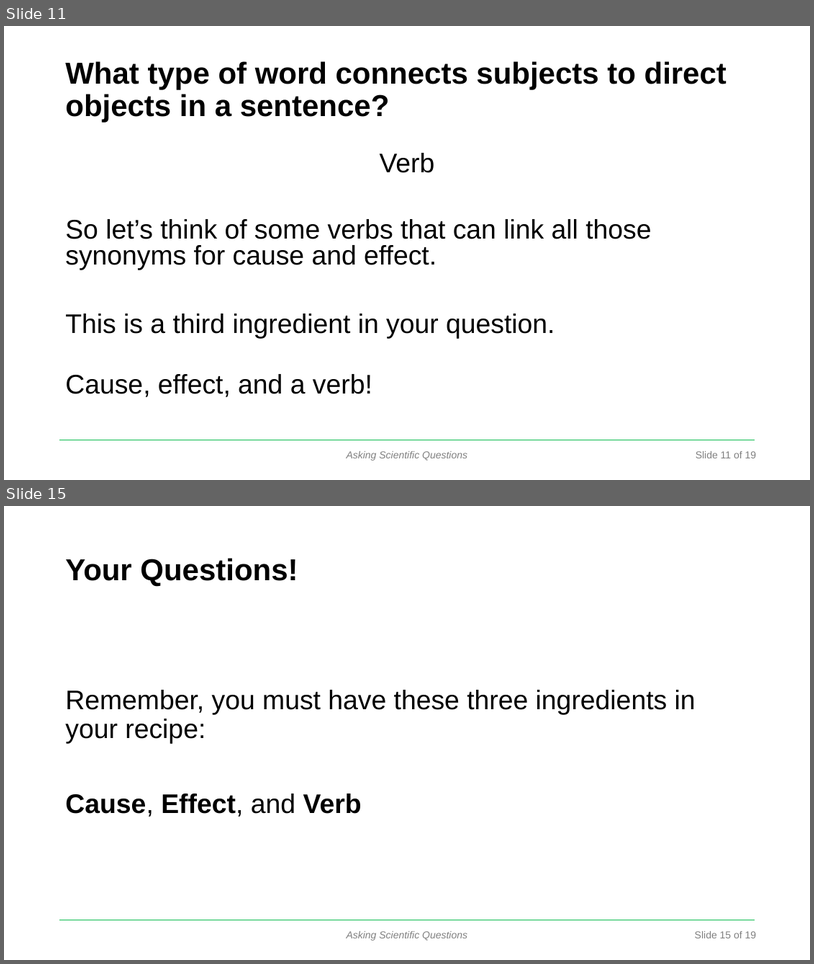
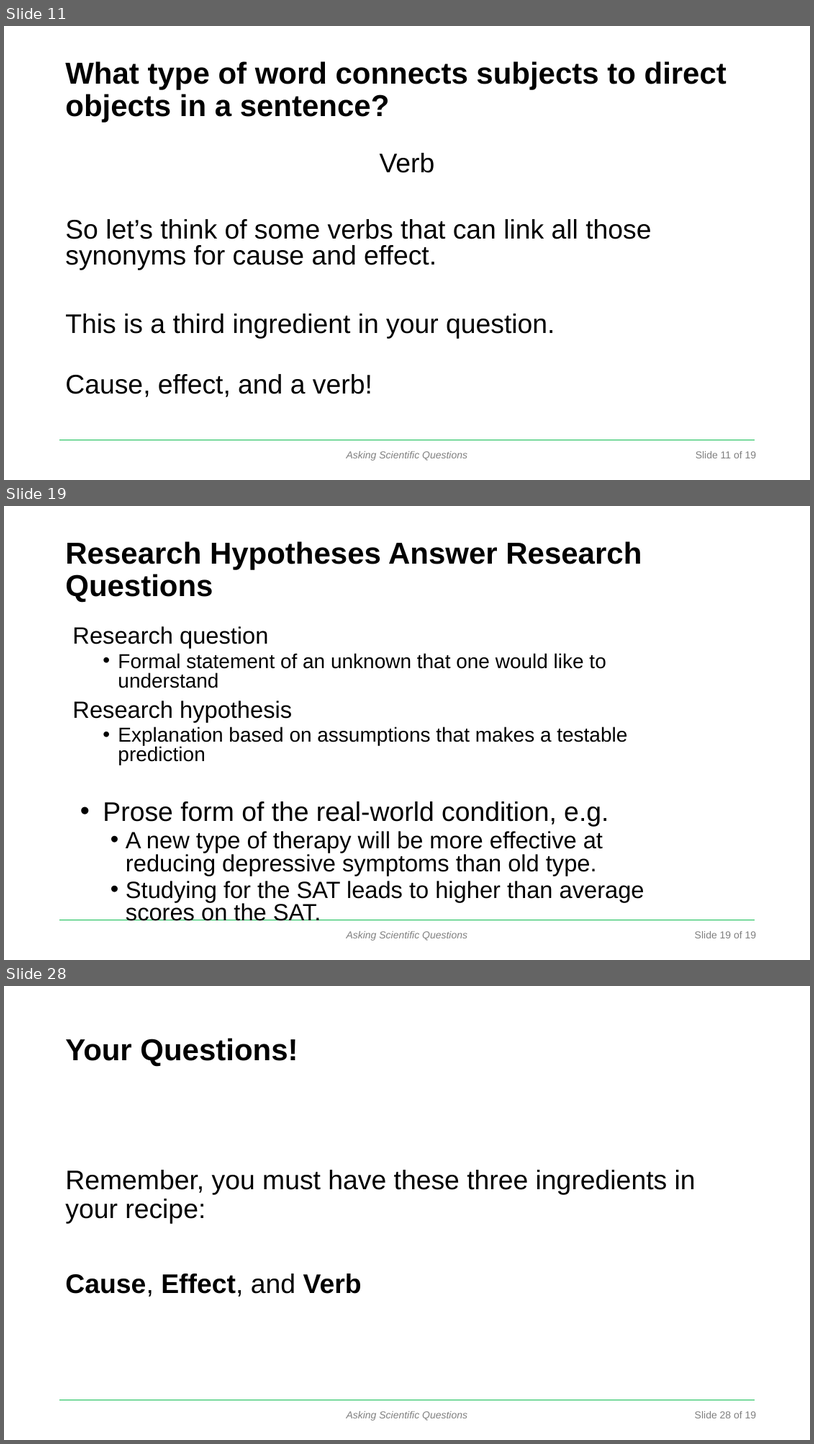
Before and after one commit to DataInvestigations/class_materials, a slide deck: lectures/le2_ask a question lecture/AskingQuestions-ppt-act.pptx. Shown one above the other, each under a label of ours: slides 11 and 15 before the commit, slides 11, 19 and 28 after it; the slides between them are not shown. The pictures are 814x964 and 814x1444 pixels, drawn with LibreOffice and Linux fonts; fonts in the diff are those of the drawing; background and template pictures are left out. Boxes give left, top, right and bottom in pixels: in the first picture for what was removed or moved away, otherwise in the second. Text is boxed around its words. In the diff, an @@ line names an element or a change of style, - is before the commit and + after.

```diff
--- a/lectures/le2_ask a question lecture/AskingQuestions-ppt-act.pptx
+++ b/lectures/le2_ask a question lecture/AskingQuestions-ppt-act.pptx
@@ slide 19 added at (4,506,810,960), background #FFFFFF; not listed: 3 template elements that a slide beside it also shows @@
@@ title added at (65,541,642,602), 36 pt, text #000000, bold @@
+Research Hypotheses Answer Research Questions
@@ text added at (72,626,645,921), 28 pt, text #000000 @@
+Research question
+  • Formal statement of an unknown that one would like to understand
+Research hypothesis
+  • Explanation based on assumptions that makes a testable prediction
+  • Prose form of the real-world condition, e.g.
+    • A new type of therapy will be more effective at reducing depressive symptoms than old type.
+    • Studying for the SAT leads to higher than average scores on the SAT.
@@ what was slide 15 is now slide 28 @@
@@ text at (695,1411,757,1418): text changed @@
-Slide 15 of 19
+Slide 28 of 19
```
Also in this commit, not shown: 1 slide changed, 12 other slides added, 39 other files.
